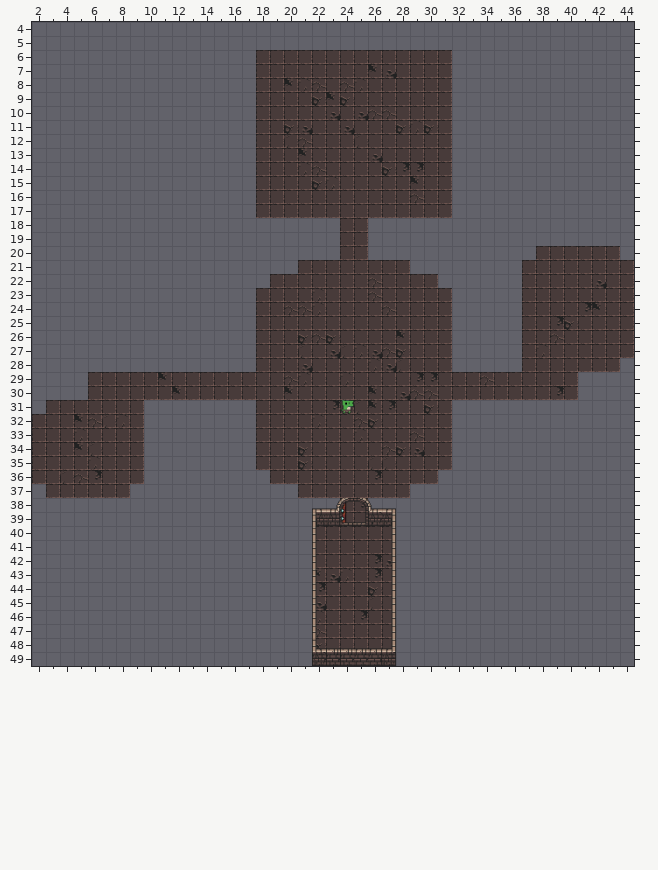
One commit to this Tiled map: levels/level_data/dungeon.tmx. Above: the version before the commit.
Cells are 64x64 px. Shown: x 2..44, y 4..49.
And afterwards:
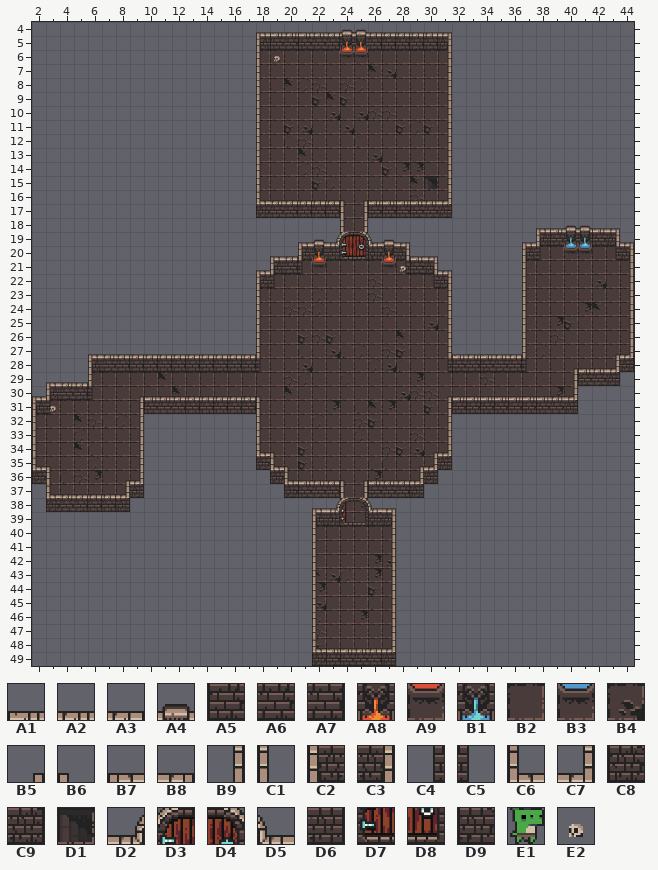
Key: from "scaledTileSet": A1 1, A2 2, A3 3, A4 4, A5 33, A6 34, A7 35, A8 36, A9 68, B1 100, B2 129, B3 132, B4 163, B5 224, B6 225, B7 226, B8 227, B9 256, C1 257, C2 258, C3 259, C4 288, C5 289, C6 290, C7 291, C8 322, C9 323, D1 357, D2 449, D3 450, D4 451, D5 452, D6 481, D7 482, D8 483, D9 484, E1 488, E2 658.
__ is an empty cell.
Tiles replaced or removed in this view: E1.
Tiles of an added or newly shown layer are drawn over the layers below it.
The author wrote: added base floor and re-added cropped player
Changes in this commit:
Changed rows in their new state; .. is an unchanged cell.
Layer "Walls":
first column x 2:
 4 .. .. .. .. .. .. .. .. .. .. .. .. .. .. .. .. B7 A1 A2 A1 A2 A3 A3 A2 A3 A3 A3 A3 A3 B8 .. .. .. .. .. .. .. .. .. .. .. .. ..
 5 .. .. .. .. .. .. .. .. .. .. .. .. .. .. .. .. C2 A5 A6 A5 A6 A7 .. .. A7 A7 A7 A7 A7 C3 .. .. .. .. .. .. .. .. .. .. .. .. ..
 6 .. .. .. .. .. .. .. .. .. .. .. .. .. .. .. .. C1 .. .. .. .. .. .. .. .. .. .. .. .. B9 .. .. .. .. .. .. .. .. .. .. .. .. ..
 7 .. .. .. .. .. .. .. .. .. .. .. .. .. .. .. .. C1 .. .. .. .. .. .. .. .. .. .. .. .. B9 .. .. .. .. .. .. .. .. .. .. .. .. ..
 8 .. .. .. .. .. .. .. .. .. .. .. .. .. .. .. .. C1 .. .. .. .. .. .. .. .. .. .. .. .. B9 .. .. .. .. .. .. .. .. .. .. .. .. ..
 9 .. .. .. .. .. .. .. .. .. .. .. .. .. .. .. .. C1 .. .. .. .. .. .. .. .. .. .. .. .. B9 .. .. .. .. .. .. .. .. .. .. .. .. ..
10 .. .. .. .. .. .. .. .. .. .. .. .. .. .. .. .. C1 .. .. .. .. .. .. .. .. .. .. .. .. B9 .. .. .. .. .. .. .. .. .. .. .. .. ..
11 .. .. .. .. .. .. .. .. .. .. .. .. .. .. .. .. C1 .. .. .. .. .. .. .. .. .. .. .. .. B9 .. .. .. .. .. .. .. .. .. .. .. .. ..
12 .. .. .. .. .. .. .. .. .. .. .. .. .. .. .. .. C1 .. .. .. .. .. .. .. .. .. .. .. .. B9 .. .. .. .. .. .. .. .. .. .. .. .. ..
13 .. .. .. .. .. .. .. .. .. .. .. .. .. .. .. .. C1 .. .. .. .. .. .. .. .. .. .. .. .. B9 .. .. .. .. .. .. .. .. .. .. .. .. ..
14 .. .. .. .. .. .. .. .. .. .. .. .. .. .. .. .. C1 .. .. .. .. .. .. .. .. .. .. .. .. B9 .. .. .. .. .. .. .. .. .. .. .. .. ..
15 .. .. .. .. .. .. .. .. .. .. .. .. .. .. .. .. C1 .. .. .. .. .. .. .. .. .. .. .. .. B9 .. .. .. .. .. .. .. .. .. .. .. .. ..
16 .. .. .. .. .. .. .. .. .. .. .. .. .. .. .. .. C6 A2 A3 A3 A3 A3 B6 B5 A1 A1 A1 A1 A2 C7 .. .. .. .. .. .. .. .. .. .. .. .. ..
17 .. .. .. .. .. .. .. .. .. .. .. .. .. .. .. .. C8 A6 A7 A7 A7 A7 C1 B9 A5 A5 A5 A5 A6 C9 .. .. .. .. .. .. .. .. .. .. .. .. ..
18 .. .. .. .. .. .. .. .. .. .. .. .. .. .. .. .. .. .. .. .. .. .. C1 B9 .. .. .. .. .. .. .. .. .. .. .. .. B7 A1 A2 A3 A1 B8 ..
19 .. .. .. .. .. .. .. .. .. .. .. .. .. .. .. .. .. .. .. B7 A2 D2 D3 D4 D5 A3 B8 .. .. .. .. .. .. .. .. B7 C2 A5 .. .. A5 C3 B8
20 .. .. .. .. .. .. .. .. .. .. .. .. .. .. .. .. .. B7 A3 C2 .. D6 D7 D8 D9 .. C3 A1 B8 .. .. .. .. .. .. C2 C5 .. .. .. .. C4 C3
21 .. .. .. .. .. .. .. .. .. .. .. .. .. .. .. .. B7 C2 A7 C5 .. .. .. .. .. .. C4 A5 C3 B8 .. .. .. .. .. C1 .. .. .. .. .. .. B9
22 .. .. .. .. .. .. .. .. .. .. .. .. .. .. .. .. C2 C5 .. .. .. .. .. .. .. .. .. .. C4 C3 .. .. .. .. .. C1 .. .. .. .. .. .. B9
23 .. .. .. .. .. .. .. .. .. .. .. .. .. .. .. .. C1 .. .. .. .. .. .. .. .. .. .. .. .. B9 .. .. .. .. .. C1 .. .. .. .. .. .. B9
24 .. .. .. .. .. .. .. .. .. .. .. .. .. .. .. .. C1 .. .. .. .. .. .. .. .. .. .. .. .. B9 .. .. .. .. .. C1 .. .. .. .. .. .. B9
25 .. .. .. .. .. .. .. .. .. .. .. .. .. .. .. .. C1 .. .. .. .. .. .. .. .. .. .. .. B4 B9 .. .. .. .. .. C1 .. .. .. .. .. .. B9
26 .. .. .. .. .. .. .. .. .. .. .. .. .. .. .. .. C1 .. .. .. .. .. .. .. .. .. .. .. .. B9 .. .. .. .. .. C1 .. .. .. .. .. .. B9
27 .. .. .. .. B7 A2 A3 A3 A3 A3 A3 A3 A3 A3 A3 A3 C1 .. .. .. .. .. .. .. B2 .. .. .. .. B9 A1 A2 A1 A2 A3 C1 .. .. .. .. .. B5 C7
28 .. .. .. .. C2 A6 A7 A7 A7 A7 A7 A7 A7 A7 A7 A7 C5 .. .. .. .. .. .. .. .. .. .. .. .. C4 A5 A6 A5 A6 A7 C5 .. .. B5 A1 A2 C7 C9
29 .. B7 A2 A3 C1 .. .. .. .. .. .. .. .. .. .. .. .. .. .. .. .. .. .. .. .. .. .. .. B2 .. .. .. .. .. .. .. .. .. B9 A5 A6 C9 ..
30 B7 C2 A6 A7 C5 .. .. B5 A1 A2 A3 A3 A3 A3 A3 A3 B6 .. .. .. .. .. .. .. B2 .. .. .. .. B5 A1 A1 A1 A1 A1 A1 A1 A2 C7 .. .. .. ..
31 C2 C5 .. .. .. .. .. B9 A5 A6 A7 A7 A7 A7 A7 A7 C1 .. .. .. .. .. .. .. .. .. .. .. .. B9 A5 A5 A5 A5 A5 A5 A5 A6 C9 .. .. .. ..
32 C1 .. .. .. .. .. .. B9 .. .. .. .. .. .. .. .. C1 .. .. .. .. .. .. .. .. .. .. .. .. B9 .. .. .. .. .. .. .. .. .. .. .. .. ..
33 C1 .. .. .. .. .. .. B9 .. .. .. .. .. .. .. .. C1 .. .. .. .. .. .. .. .. .. .. .. .. B9 .. .. .. .. .. .. .. .. .. .. .. .. ..
34 C1 .. .. .. .. .. .. B9 .. .. .. .. .. .. .. .. C6 B6 .. .. .. .. .. .. .. .. .. .. B5 C7 .. .. .. .. .. .. .. .. .. .. .. .. ..
35 C6 B6 .. .. .. .. .. B9 .. .. .. .. .. .. .. .. C8 C6 B6 .. .. .. .. .. .. .. .. B5 C7 C9 .. .. .. .. .. .. .. .. .. .. .. .. ..
36 C8 C1 .. .. .. .. B5 C7 .. .. .. .. .. .. .. .. .. C8 C6 A1 A2 A3 B6 B5 A1 A2 A3 C7 C9 .. .. .. .. .. .. .. .. .. .. .. .. .. ..
37 .. C6 A2 A3 A3 A3 C7 C9 .. .. .. .. .. .. .. .. .. .. C8 A5 A6 A7 C1 B9 A5 A6 A7 C9 .. .. .. .. .. .. .. .. .. .. .. .. .. .. ..
38 .. C8 A6 A7 A7 A7 C9 .. .. .. .. .. .. .. .. .. .. .. .. .. .. .. .. .. .. .. .. .. .. .. .. .. .. .. .. .. .. .. .. .. .. .. ..
Layer "Detail" (added):
first column x 19:
 4 .. .. .. .. .. A4 A4
 5 .. .. .. .. .. A8 A8
 6 E2 .. .. .. .. A9 A9
first column x 22:
15 .. .. .. .. .. .. .. .. D1 .. .. .. .. .. .. .. .. .. .. ..
18 .. .. .. .. .. .. .. .. .. .. .. .. .. .. .. .. .. .. A4 A4
19 A4 .. .. .. .. A4 .. .. .. .. .. .. .. .. .. .. .. .. B1 B1
20 A8 .. .. .. .. A8 .. .. .. .. .. .. .. .. .. .. .. .. B3 B3
21 A9 .. .. .. .. A9 E2 .. .. .. .. .. .. .. .. .. .. .. .. ..
first column x 3:
31 E2
Layer "Player" (now hidden):
first column x 24:
31 __
